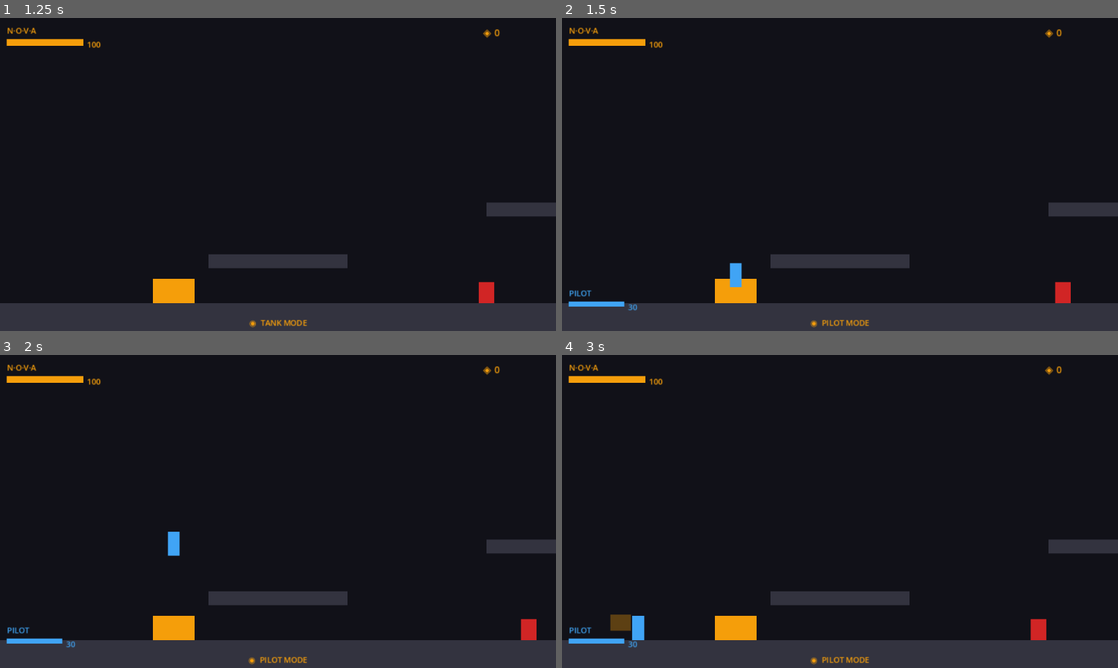
Above: before the commit, frames 1-4 (two rows, left to right).
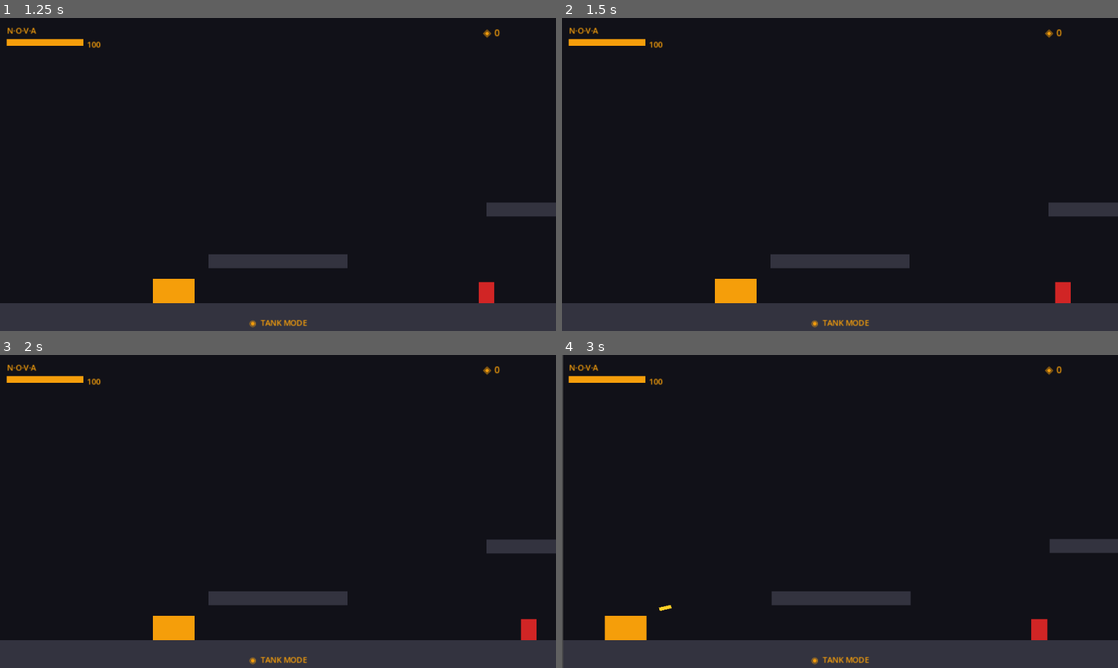
Above: after the commit, the same moments.

Repository: readycheck-studios/steeleternal
Game: Godot game, scene res://scenes/levels/TestRoom.tscn
Same seed, same stepped clock (60 frames per second), same inputs: the game is played once before the commit and once after it.
Inputs (mouse positions are in pixels of both pictures, inside the frame that each line leads up to):
- Up to frame 1 (1.25 s): move the mouse to (400, 158) at 0.52 s; press the mouse at (400, 158) at 0.53 s; hold R (h_phase_right, bound only after the commit) from 0.53 s (still down); tap W (p_jump, bound only before the commit) at 0.77 s
- Up to frame 2 (1.5 s): keep holding R (h_phase_right, bound only after the commit); move the mouse to (728, 190) at 1.27 s; release the mouse at (728, 190) at 1.28 s; tap Space (p_interact, bound only before the commit) at 1.35 s
- Up to frame 3 (2 s): keep holding R (h_phase_right, bound only after the commit); tap W (p_jump, bound only before the commit) at 1.52 s
- Up to frame 4 (3 s): move the mouse to (895, 442) at 2.02 s; release R (h_phase_right, bound only after the commit) at 2.03 s; hold A (p_move_left) 2.03-2.78 s; hold Q (p_utility) 2.03-2.78 s; move the mouse to (812, 574) at 2.77 s; hold R (h_phase_right, bound only after the commit) from 2.78 s (still down); click (812, 574) at 2.85 s

Frame 1 is identical in both runs. In frame 2, 0.5% of the frame differs, in the area x 1-55%, y 78-99%; in frame 3, 0.5%; in frame 4, 1.9%, in the area x 0-88%, y 0-100%.

Commit message:
fix: Bulwark targets N.O.V.A. only + remap Space/E/R
Bulwark:
- Override _on_pawn_swapped to always lock onto nova_tank group
- Bulwark never turns toward Jason — back stays exposed for flanking

Input remapping:
- p_jump:     W → Space  (feel-standard jump)
- p_interact: Space → E  (disembark / mount / hack)
- h_phase_right: E → R   (freed E for interact)
- Hacking hint text updated: "Spc/S:AMP  A/D:FREQ  Q/R:PHASE"

Co-Authored-By: Claude Sonnet 4.6 <noreply@anthropic.com>

Diff:
--- a/godot/project.godot
+++ b/godot/project.godot
@@ -47,12 +47,12 @@
 }
 p_jump={
 "deadzone": 0.5,
-"events": [Object(InputEventKey,"resource_local_to_scene":fa …(140 unchanged characters)… d":false,"keycode":0,"physical_keycode":87,"key_label":0,"unicode":119,"location":0,"echo":false,"script":null)
+"events": [Object(InputEventKey,"resource_local_to_scene":fa …(140 unchanged characters)… d":false,"keycode":0,"physical_keycode":32,"key_label":0,"unicode":32,"location":0,"echo":false,"script":null)
 ]
 }
 p_interact={
 "deadzone": 0.5,
-"events": [Object(InputEventKey,"resource_local_to_scene":fa …(140 unchanged characters)… d":false,"keycode":0,"physical_keycode":32,"key_label":0,"unicode":32,"location":0,"echo":false,"script":null)
+"events": [Object(InputEventKey,"resource_local_to_scene":fa …(140 unchanged characters)… d":false,"keycode":0,"physical_keycode":69,"key_label":0,"unicode":101,"location":0,"echo":false,"script":null)
 ]
 }
 p_attack={
@@ -77,7 +77,7 @@
 }
 h_phase_right={
 "deadzone": 0.5,
-"events": [Object(InputEventKey,"resource_local_to_scene":fa …(140 unchanged characters)… d":false,"keycode":0,"physical_keycode":69,"key_label":0,"unicode":101,"location":0,"echo":false,"script":null)
+"events": [Object(InputEventKey,"resource_local_to_scene":fa …(140 unchanged characters)… d":false,"keycode":0,"physical_keycode":82,"key_label":0,"unicode":114,"location":0,"echo":false,"script":null)
 ]
 }
 
--- a/godot/scripts/enemies/bulwark.gd
+++ b/godot/scripts/enemies/bulwark.gd
@@ -28,6 +28,14 @@
 	contact_damage   = 15.0
 	hp = max_hp
 	vent.vent_hacked.connect(_on_vent_hacked)
+
+
+# Bulwark always faces N.O.V.A. — never Jason.
+# This keeps the back exposed so Jason can flank and hack the vent.
+func _on_pawn_swapped(_active_node: Node2D) -> void:
+	var nova_nodes := get_tree().get_nodes_in_group("nova_tank")
+	if not nova_nodes.is_empty():
+		target = nova_nodes[0]
 
 
 # --- Armour ---
--- a/godot/scripts/ui/hacking_minigame.gd
+++ b/godot/scripts/ui/hacking_minigame.gd
@@ -130,7 +130,7 @@
 	# Control hint (below panel)
 	draw_string(ThemeDB.fallback_font,
 		Vector2(-hw, hh + 12),
-		"W/S:AMP   A/D:FREQ   Q/E:PHASE",
+		"Spc/S:AMP  A/D:FREQ  Q/R:PHASE",
 		HORIZONTAL_ALIGNMENT_LEFT, DISPLAY_W, 8, C_TEXT)
 
 
